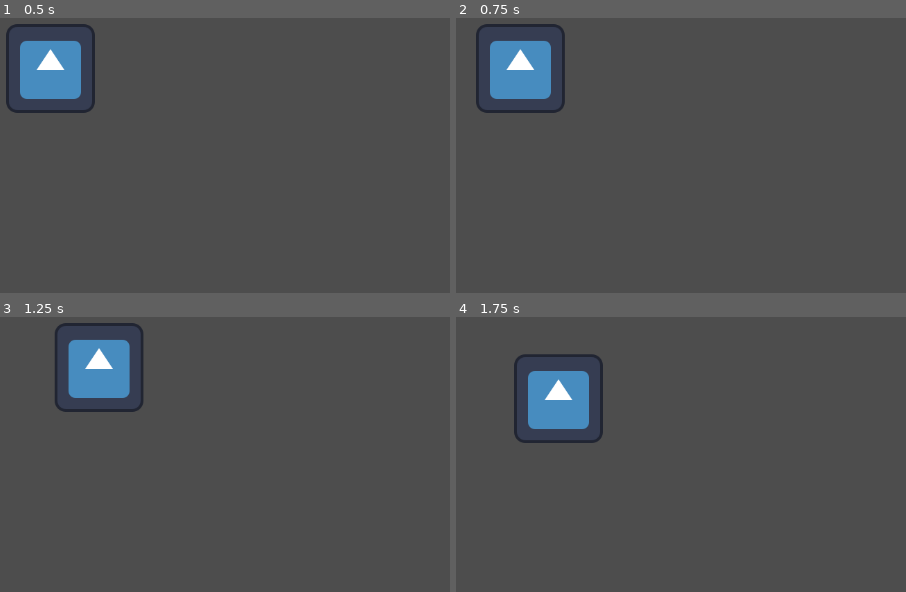
Above: before the commit, frames 1-4 (two rows, left to right).
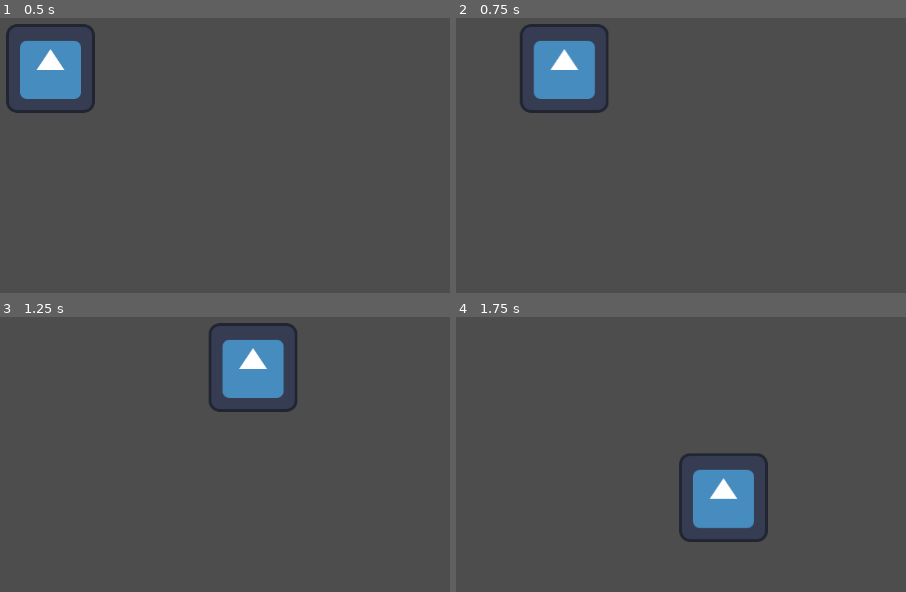
Above: after the commit, the same moments.

Repository: beaflowers/IndependentStudy
Game: Godot game, scene res://Scenes/main.tscn
The game is run twice, just before and just after one commit, with the same random seed, the same clock (stepped at 60 frames per second) and the same inputs. The engine's default icon, where the game draws it, is replaced by a stand-in: a white triangle on a blue panel in a dark square.
Inputs:
- Up to frame 1 (0.5 s): no input
- Up to frame 2 (0.75 s): tap Enter at 0.5 s; hold D (leftplayer_right) from 0.53 s (still down)
- Up to frame 3 (1.25 s): keep holding D (leftplayer_right)
- Up to frame 4 (1.75 s): release D (leftplayer_right) at 1.28 s; hold S (leftplayer_down) from 1.28 s (still down)

Frame 1 is identical in both runs. In frame 2, 5.1% of the frame differs, in the area x 4-34%, y 2-35%; in frame 3, 7.4%, in the area x 12-66%, y 2-35%; in frame 4, 7.4%.

Commit message:
Big Movement Update
Made some tweaks I was thinking about to player/players movement.

Before, a disagreement would cause a total halt in movement - no one would go anywhere. It also just felt very stiff and predictable. Now, there's a random variable (generated between -1 and 10, unsure if those will be final numbers? 10 seems a bit high) that gets multiplied by the left or right movement vector. This means that the right or left player suddenly has much more power behind their thrust (ahem) when picking a direction. It also adds a bit of chaos in terms of speed - makes it funny to be suddenly zooming off unexpectedly fast. It /feels/ fun!

Learned how to set up a timer in Godot that controls when these random multipliers shift (currently every 7 seconds). Pretty easy, it's a node and then call a function in the script to update random variables when timer runs out. I love Godot.

I like this movement mechanic in conjunction with consent and ideation of sexuality... Some times you really are pulled along by another person's desires. Often this is a way you get to discover something new that you like, and it's not always strictly consensual (in the binary yes/no sense, which... is not a particularly helpful way to think about consent, imo).

Diff:
--- a/desiremachines/Scenes/player.tscn
+++ b/desiremachines/Scenes/player.tscn
@@ -15,3 +15,9 @@
 [node name="CollisionShape2D" type="CollisionShape2D" parent="."]
 position = Vector2(-0.5, 0)
 shape = SubResource("RectangleShape2D_cvnsp")
+
+[node name="Timer" type="Timer" parent="."]
+wait_time = 7.0
+autostart = true
+
+[connection signal="timeout" from="Timer" to="." method="_on_timer_timeout"]
--- a/desiremachines/Scripts/player.gd
+++ b/desiremachines/Scripts/player.gd
@@ -4,18 +4,30 @@
 # Exported variable allows you to change the speed directly in the Inspector.
 @export var speed = 200.0
 
+var left_random_multiplier = 1.0
+var right_random_multiplier = 1.0
+
 func _ready():
 	print("Script running!")
+	_update_random()
+
+func _update_random():
+	#introduce randomness into player movement
+	left_random_multiplier = randf_range(-2, 10)
+	right_random_multiplier = randf_range(-2, 10)
+	print("Random Multipliers - Left: ", left_random_multiplier, " Right: ", right_random_multiplier)
 
 func get_input():
 	#left player movement
 	var leftPlayer = Input.get_vector("leftplayer_left", "leftplayer_right", "leftplayer_up", "leftplayer_down")
-
 	#right player movement
 	var rightPlayer = Input.get_vector("rightplayer_left", "rightplayer_right", "rightplayer_up", "rightplayer_down")
 
+	#multiples by random number generator to create chaos
+	leftPlayer = leftPlayer * left_random_multiplier
+	rightPlayer = rightPlayer * right_random_multiplier
+
 	#average for direction
-
 	var direction = (leftPlayer + rightPlayer) / 2
 
 	velocity = direction * speed
@@ -24,3 +36,7 @@
 func _physics_process(delta: float) -> void:
 	get_input()
 	move_and_slide()
+
+func _on_timer_timeout() -> void:
+	#timer length is set in Node rather than in code
+	_update_random()
--- a/desiremachines/project.godot
+++ b/desiremachines/project.godot
@@ -20,40 +20,48 @@
 leftplayer_up={
 "deadzone": 0.2,
 "events": [Object(InputEventKey,"resource_local_to_scene":false,"resource_name":"","device":-1,"window_id":0,"alt_press …(192 unchanged characters)…
+, Object(InputEventJoypadMotion,"resource_local_to_scene":false,"resource_name":"","device":-1,"axis":1,"axis_value":-1.0,"script":null)
 ]
 }
 leftplayer_down={
 "deadzone": 0.2,
 "events": [Object(InputEventKey,"resource_local_to_scene":false,"resource_name":"","device":-1,"window_id":0,"alt_press …(192 unchanged characters)…
+, Object(InputEventJoypadMotion,"resource_local_to_scene":false,"resource_name":"","device":-1,"axis":1,"axis_value":1.0,"script":null)
 ]
 }
 leftplayer_right={
 "deadzone": 0.2,
 "events": [Object(InputEventKey,"resource_local_to_scene":false,"resource_name":"","device":-1,"window_id":0,"alt_press …(192 unchanged characters)…
+, Object(InputEventJoypadMotion,"resource_local_to_scene":false,"resource_name":"","device":-1,"axis":0,"axis_value":1.0,"script":null)
 ]
 }
 leftplayer_left={
 "deadzone": 0.2,
 "events": [Object(InputEventKey,"resource_local_to_scene":false,"resource_name":"","device":-1,"window_id":0,"alt_press …(191 unchanged characters)…
+, Object(InputEventJoypadMotion,"resource_local_to_scene":false,"resource_name":"","device":-1,"axis":0,"axis_value":-1.0,"script":null)
 ]
 }
 rightplayer_right={
 "deadzone": 0.2,
 "events": [Object(InputEventKey,"resource_local_to_scene":false,"resource_name":"","device":-1,"window_id":0,"alt_press …(195 unchanged characters)…
+, Object(InputEventJoypadMotion,"resource_local_to_scene":false,"resource_name":"","device":-1,"axis":2,"axis_value":1.0,"script":null)
 ]
 }
 rightplayer_up={
 "deadzone": 0.2,
 "events": [Object(InputEventKey,"resource_local_to_scene":false,"resource_name":"","device":-1,"window_id":0,"alt_press …(195 unchanged characters)…
+, Object(InputEventJoypadMotion,"resource_local_to_scene":false,"resource_name":"","device":-1,"axis":3,"axis_value":-1.0,"script":null)
 ]
 }
 rightplayer_down={
 "deadzone": 0.2,
 "events": [Object(InputEventKey,"resource_local_to_scene":false,"resource_name":"","device":-1,"window_id":0,"alt_press …(195 unchanged characters)…
+, Object(InputEventJoypadMotion,"resource_local_to_scene":false,"resource_name":"","device":-1,"axis":3,"axis_value":1.0,"script":null)
 ]
 }
 rightplayer_left={
 "deadzone": 0.2,
 "events": [Object(InputEventKey,"resource_local_to_scene":false,"resource_name":"","device":-1,"window_id":0,"alt_press …(195 unchanged characters)…
+, Object(InputEventJoypadMotion,"resource_local_to_scene":false,"resource_name":"","device":-1,"axis":2,"axis_value":-1.0,"script":null)
 ]
 }
